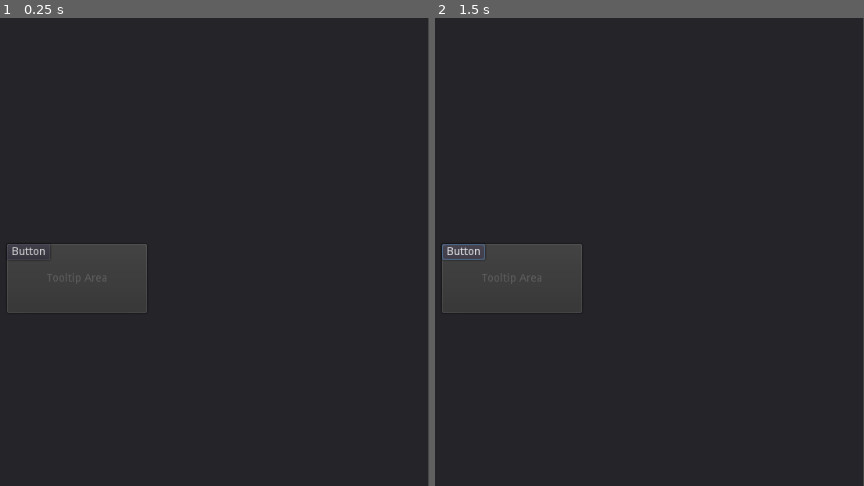
Above: before the commit, frames 1-2 (left to right).
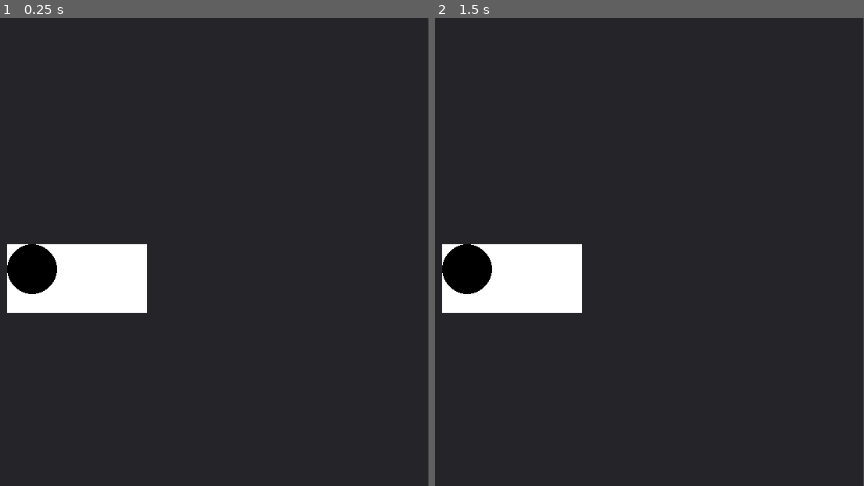
Above: after the commit, the same moments.

Repository: Boyquotes/GodotOverlappingControls
Game: Godot game, scene res://Main.tscn
The game is run twice, just before and just after one commit, with the same random seed, the same clock (stepped at 60 frames per second) and the same inputs.
Inputs (mouse positions are in pixels of both pictures, inside the frame that each line leads up to; where the layout moved, square brackets give the same spot in the first picture):
- Up to frame 1 (0.25 s): no input
- Up to frame 2 (1.5 s): click (469, 270) [465, 252] at 0.5 s; click (469, 270) [465, 252] at 1.25 s

The runs differ from the first frame. In frame 1, 4.8% of the frame differs, in the area x 1-35%, y 48-64%; in frame 2, 4.8%.

Commit message:
Added texture button and color rect controls

Diff:
--- a/Button.gd
+++ b/Button.gd
@@ -1,11 +1,7 @@
-extends Button
+extends "res://Control.gd"
 
 func _init():
-	connect("mouse_entered", self, "on_mouse_entered")
 	connect("pressed", self, "on_pressed")
-
-func on_mouse_entered():
-	print("%s entered" % name)
 
 func on_pressed():
 	print("%s pressed" % name)
--- a/Control.gd
+++ b/Control.gd
@@ -2,6 +2,10 @@
 
 func _init():
 	connect("mouse_entered", self, "on_mouse_entered")
+	connect("mouse_exited", self, "on_mouse_exited")
 
 func on_mouse_entered():
 	print("%s entered" % name)
+
+func on_mouse_exited():
+	print("%s exited" % name)
--- a/Main.tscn
+++ b/Main.tscn
@@ -1,7 +1,9 @@
-[gd_scene load_steps=3 format=2]
+[gd_scene load_steps=5 format=2]
 
 [ext_resource path="res://Button.gd" type="Script" id=1]
 [ext_resource path="res://Control.gd" type="Script" id=2]
+[ext_resource path="res://Button.png" type="Texture" id=3]
+[ext_resource path="res://Button.bmp" type="BitMap" id=4]
 
 [node name="Node2D" type="Node2D"]
 
@@ -16,7 +18,7 @@
 "_edit_use_anchors_": false
 }
 
-[node name="TooltipArea" type="Button" parent="CanvasLayer/Panel"]
+[node name="TooltipArea" type="ColorRect" parent="CanvasLayer/Panel"]
 anchor_left = 0.5
 anchor_top = 0.5
 anchor_right = 0.5
@@ -27,18 +29,20 @@
 margin_bottom = 78.0
 mouse_filter = 1
 mouse_default_cursor_shape = 16
-disabled = true
-text = "Tooltip Area"
 script = ExtResource( 2 )
-__meta__ = {
-"_edit_use_anchors_": false
-}
 
-[node name="Button" type="Button" parent="CanvasLayer/Panel/TooltipArea"]
-margin_right = 55.0
+[node name="TextureButton" type="TextureButton" parent="CanvasLayer/Panel/TooltipArea"]
+anchor_left = 0.5
+anchor_top = 0.5
+anchor_right = 0.5
+anchor_bottom = 0.5
+margin_left = -89.5
+margin_top = -44.0
+margin_right = -25.5
 margin_bottom = 20.0
 mouse_filter = 1
-text = "Button"
+texture_normal = ExtResource( 3 )
+texture_click_mask = ExtResource( 4 )
 script = ExtResource( 1 )
 __meta__ = {
 "_edit_use_anchors_": false
Binary file added: Button.bmp
Not shown, added: Button.bmp.import
Binary file added: Button.png
Not shown, added: Button.png.import
